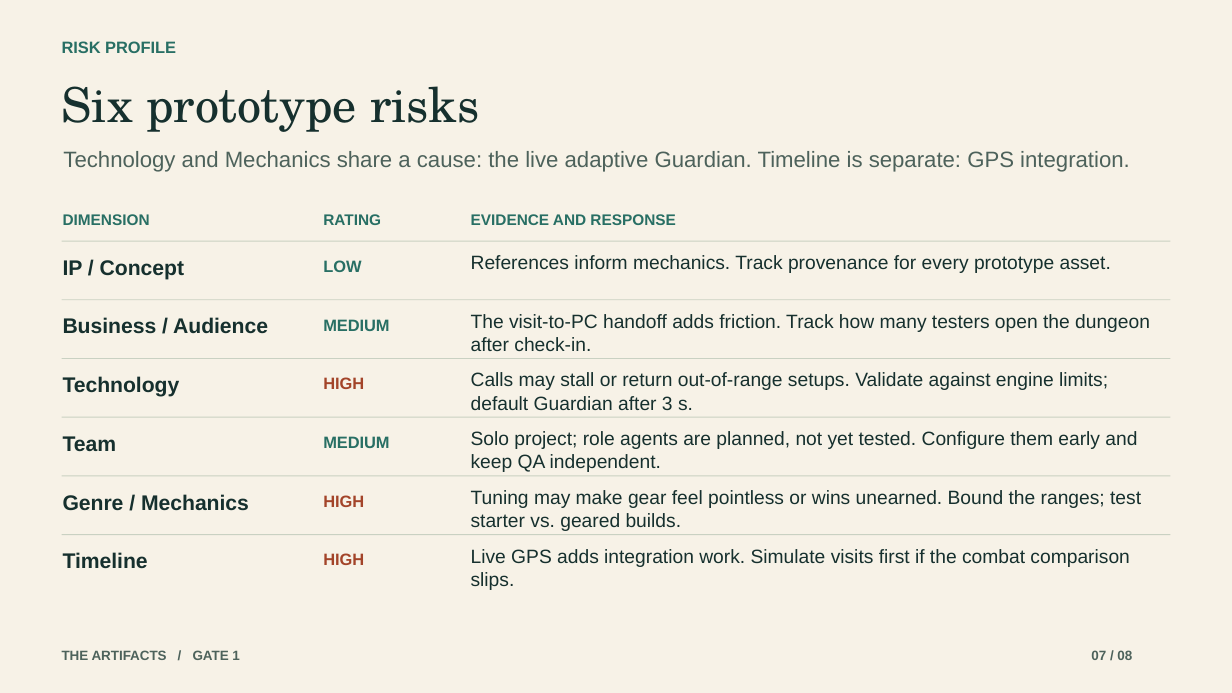
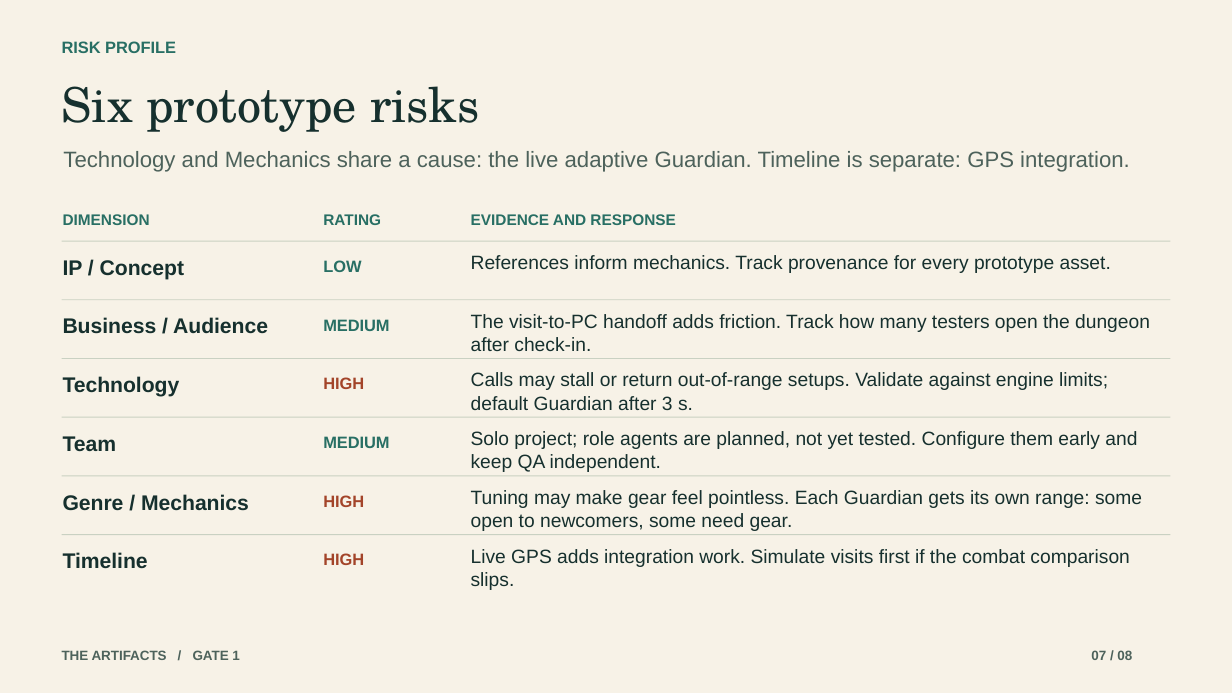
Before and after one commit to SM5858/the-artifacts, a slide deck: slide 7 of deck/The Artifacts - G1.pptx. Drawn at 1232x693 pixels with LibreOffice and Linux fonts; fonts in the diff are those of the drawing. Boxes give left, top, right and bottom in pixels: in the first picture for what was removed or moved away, otherwise in the second. Text is boxed around its words. In the diff, an @@ line names an element or a change of style, - is before the commit and + after.

```diff
--- a/deck/The Artifacts - G1.pptx
+++ b/deck/The Artifacts - G1.pptx
@@ text at (471, 490, 1142, 531): text changed @@
-Tuning may make gear feel pointless or wins unearned. Bound the ranges; test starter vs. geared builds.
+Tuning may make gear feel pointless. Each Guardian gets its own range: some open to newcomers, some need gear.
```
Also in this commit, not shown: 1 other slide changed, 3 other files.
